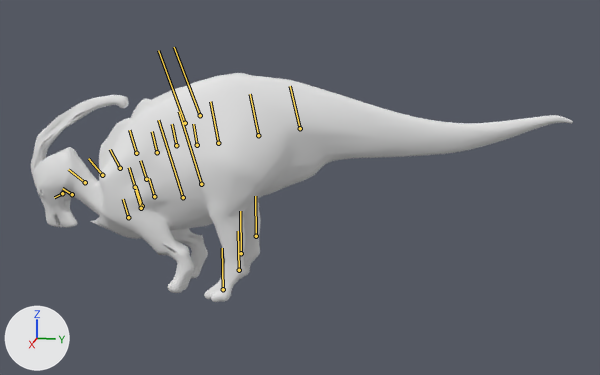
Renders of the glTF model bichos/modelos/parassauro.glb from each side of a commit.
Both versions are drawn from a 50 mm lens placed at (13.4, 2.47, 5.25), pointed at (-0.08, -0.22, 1.88). Every picture has the same lights, and +X, +Y and +Z are marked at lower left. The first picture is the older version. Both versions are drawn at frame 19 of the action 'atacar'; the numbers are the values there. The bones that change, and the others that lie on the model, are drawn over the model as lines.

In view in the first picture: 'parassauro_malha_0'.
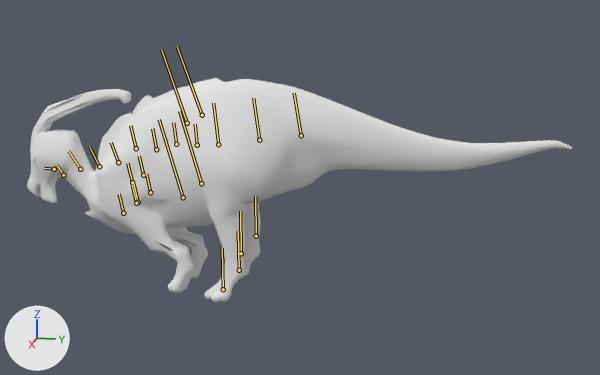
Boxes [x1, y1, x2, y2] around the edits, measured in the pictures (600 x 375 px):
'parassauro_malha_0', posed
    before: [31, 73, 573, 302]
    after: [27, 78, 572, 302]
bone 'quadril', root to tip
    before: (197, 145) to (193, 124)
    after: (197, 145) to (195, 124)
bone 'pescoco_1', root to tip
    before: (120, 168) to (110, 149)
    after: (118, 162) to (111, 142)
bone 'pescoco_2', root to tip
    before: (102, 175) to (88, 158)
    after: (99, 166) to (89, 147)
bone 'pescoco_3', root to tip
    before: (85, 182) to (68, 169)
    after: (80, 169) to (68, 151)
bone 'cabeca', root to tip
    before: (72, 194) to (62, 188)
    after: (63, 175) to (56, 164)
bone 'coxa_E', root to tip
    before: (185, 123) to (158, 50)
    after: (187, 123) to (161, 49)
bone 'coxa_D', root to tip
    before: (200, 115) to (174, 47)
    after: (202, 115) to (177, 46)

The change, as a diff of the scene's bpy script:
```diff
--- a/bichos/modelos/parassauro.glb.py
+++ b/bichos/modelos/parassauro.glb.py
@@ bone_quadril @@
 bone_quadril = bpy.data.objects['parassauro'].pose.bones['quadril']
-bone_quadril.rotation_quaternion = (0.997, 0.07, 0.012, 0.001)  # degrees (8, 1, 0)
+bone_quadril.rotation_quaternion = (0.999, 0.035, 0.012, 0.0)  # degrees (4, 1, 0)
@@ bone_pescoco_1 @@
 bone_pescoco_1 = bpy.data.objects['parassauro'].pose.bones['pescoco_1']  # child of 'coluna_3'
-bone_pescoco_1.rotation_quaternion = (0.994, 0.11, -0.024, -0.003)  # degrees (13, -3, -1)
+bone_pescoco_1.rotation_quaternion = (0.998, 0.065, -0.024, -0.002)  # degrees (7, -3, 0)
@@ bone_pescoco_2 @@
 bone_pescoco_2 = bpy.data.objects['parassauro'].pose.bones['pescoco_2']  # child of 'pescoco_1'
-bone_pescoco_2.rotation_quaternion = (0.994, 0.11, -0.024, -0.003)  # degrees (13, -3, -1)
+bone_pescoco_2.rotation_quaternion = (0.998, 0.065, -0.024, -0.002)  # degrees (7, -3, 0)
@@ bone_pescoco_3 @@
 bone_pescoco_3 = bpy.data.objects['parassauro'].pose.bones['pescoco_3']  # child of 'pescoco_2'
-bone_pescoco_3.rotation_quaternion = (0.994, 0.11, -0.024, -0.003)  # degrees (13, -3, -1)
+bone_pescoco_3.rotation_quaternion = (0.998, 0.065, -0.024, -0.002)  # degrees (7, -3, 0)
@@ bone_cabeca @@
 bone_cabeca = bpy.data.objects['parassauro'].pose.bones['cabeca']  # child of 'pescoco_3'
-bone_cabeca.rotation_quaternion = (0.981, 0.145, -0.047, 0.119)  # degrees (16, -7, 13)
+bone_cabeca.rotation_quaternion = (0.987, 0.095, -0.041, 0.121)  # degrees (10, -6, 13)
@@ bone_coxa_e @@
 bone_coxa_e = bpy.data.objects['parassauro'].pose.bones['coxa_E']  # child of 'quadril'
-bone_coxa_e.rotation_quaternion = (0.995, 0.098, 0.0, 0.0)  # degrees (11, 0, 0)
+bone_coxa_e.rotation_quaternion = (0.993, 0.122, 0.0, 0.0)  # degrees (14, 0, 0)
@@ bone_coxa_d @@
 bone_coxa_d = bpy.data.objects['parassauro'].pose.bones['coxa_D']  # child of 'quadril'
-bone_coxa_d.rotation_quaternion = (0.994, 0.106, 0.0, 0.0)  # degrees (12, 0, 0)
+bone_coxa_d.rotation_quaternion = (0.992, 0.13, 0.0, 0.0)  # degrees (15, 0, 0)
```
